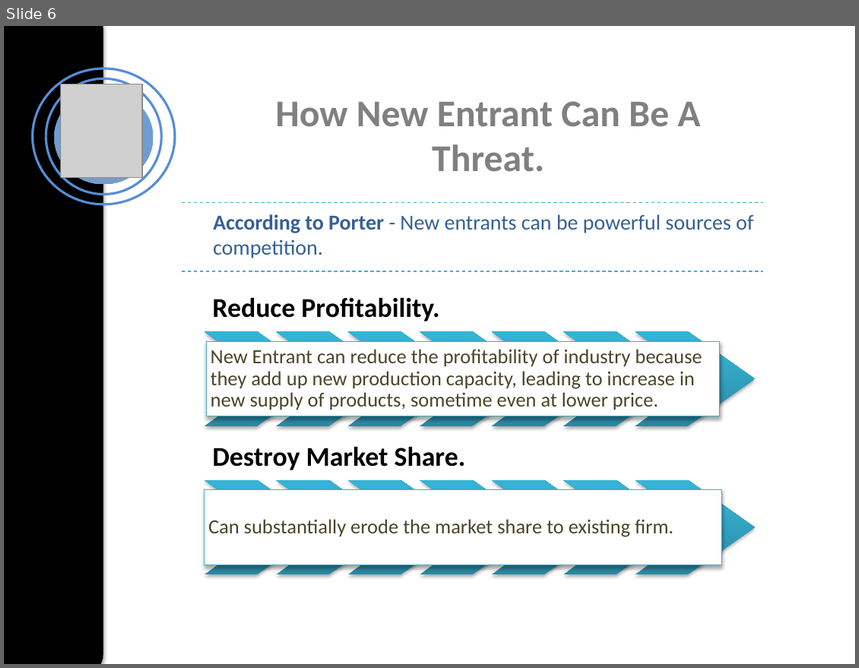
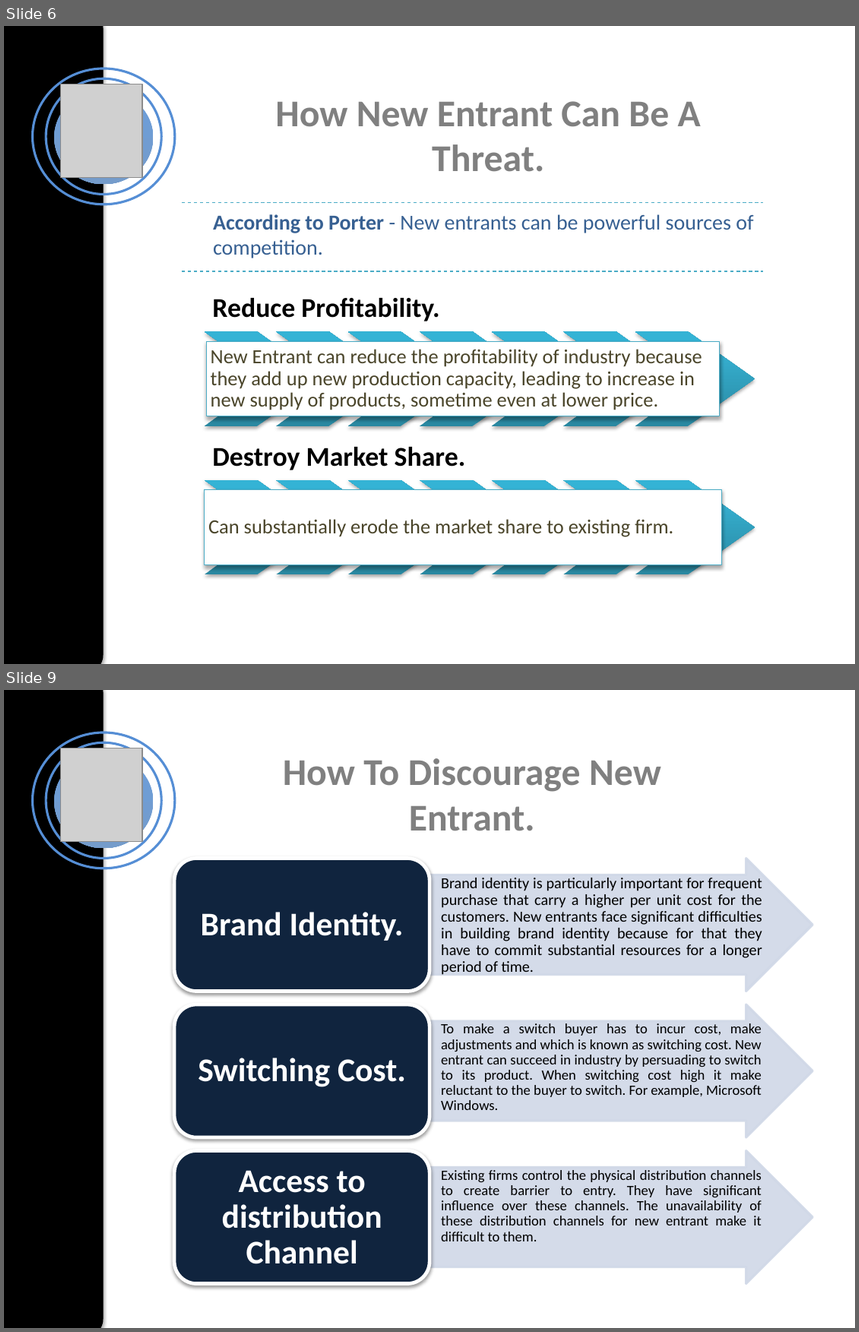
Before and after one commit to Akshaywebdev888/presentation, a slide deck: Five Forces of Competitive Ananlysis.pptx. Shown one above the other, each under a label of ours: slide 6 before the commit, slides 6 and 9 after it; the slides between them are not shown. The pictures are 859x668 and 859x1332 pixels, drawn with LibreOffice and Linux fonts; fonts in the diff are those of the drawing; grey boxes stand for pictures. Boxes give left, top, right and bottom in pixels: in the first picture for what was removed or moved away, otherwise in the second. Text is boxed around its words. In the diff, an @@ line names an element or a change of style, - is before the commit and + after.

```diff
--- a/Five Forces of Competitive Ananlysis.pptx
+++ b/Five Forces of Competitive Ananlysis.pptx
@@ slide 9 added at bbox=[4, 690, 855, 1328], background #FFFFFF @@
@@ rounded rectangle added at bbox=[4, 690, 103, 1328], fill #000000 @@
@@ ellipse added at bbox=[32, 733, 174, 869], outline #558ED5 2 pt @@
@@ ellipse added at bbox=[46, 742, 161, 859], outline #558ED5 2 pt @@
@@ ellipse added at bbox=[54, 755, 153, 848], fill gradient #6B9DDA to #759CCB @@
@@ picture added at bbox=[61, 749, 143, 842] @@
@@ text added at bbox=[283, 758, 661, 831], 32 pt, text #808080, bold @@
+How To Discourage New Entrant.
@@ group added at bbox=[174, 859, 813, 1284]: 6 texts, 3 right arrows, 3 rounded rectangles @@
+  Brand identity is particularly important for frequent purchase that carry a higher per unit cost for the customers. New entrants face significant difficulties in building brand identity because for that they have to commit substantial resources for a longer period of time.
+Brand Identity.
+  To make a switch buyer has to incur cost, make adjustments and which is known as switching cost. New entrant can succeed in industry by persuading to switch to its product. When switching cost high it make reluctant to the buyer to switch. For example, Microsoft Windows.
+Switching Cost.
+  Existing firms control the physical distribution channels to create barrier to entry. They have significant influence over these channels. The unavailability of these distribution channels for new entrant make it difficult to them.
+Access to distribution Channel
```
Also in this commit, not shown: 1 slide changed.
